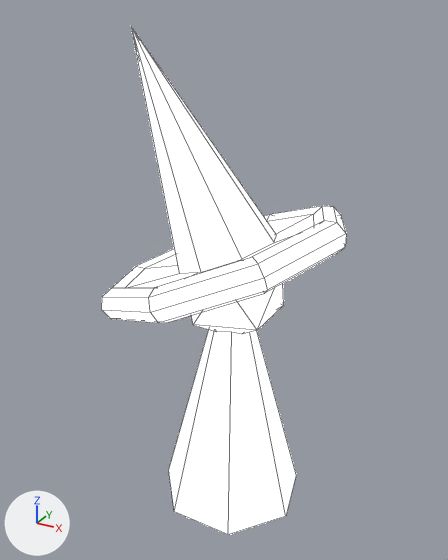
An edit to the Blender file Unity Project/Assets/Dev_Items/Dev_Wizard.blend, drawn before and after from the same camera.
Both versions are drawn from a 50 mm lens placed at (0.822, -1.551, 1.561), pointed at (-0.035, 0.008, 0.782). Arrows for +X, +Y and +Z are at lower left; the lights stay in place. Mesh edges are drawn as thin lines.
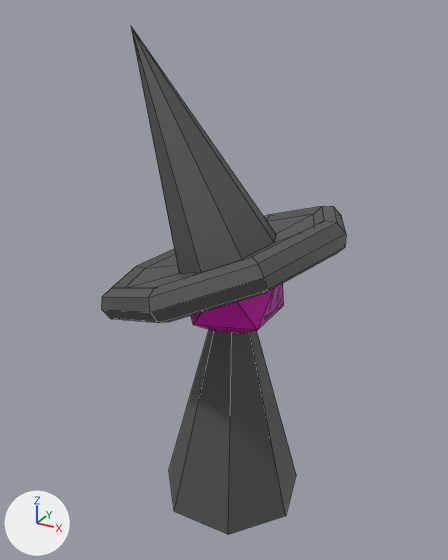
Edits to the bpy script that builds the scene:
```text
Add img_wizard_dev_texture_png:
    img_wizard_dev_texture_png = load_image('Wizard Dev Texture.png', '../Textures/Wizard Dev Texture.png', 1024, 1024, 'sRGB')
Add mat_material:
    mat_material = principled_material('Material')
    mat_material.texture = img_wizard_dev_texture_png
Change me_cone_001:
    where me_cone_001.from_pydata(...)  # 145 vertices, 110 faces; spans x -0.4..0.35, y -0.4..0.4, z -0.45..1.06
    remove me_cone_001.materials.append(mat_material_001)  # grey #bcbcbc
    add me_cone_001.materials.append(mat_material)  # picture img_wizard_dev_texture_png
```

Where the change shows, as pixel boxes (x1, y1, x2, y2) in the pictures (448 x 560 px):
'Cone', recoloured (white to grey): (102, 27, 346, 534) in both
